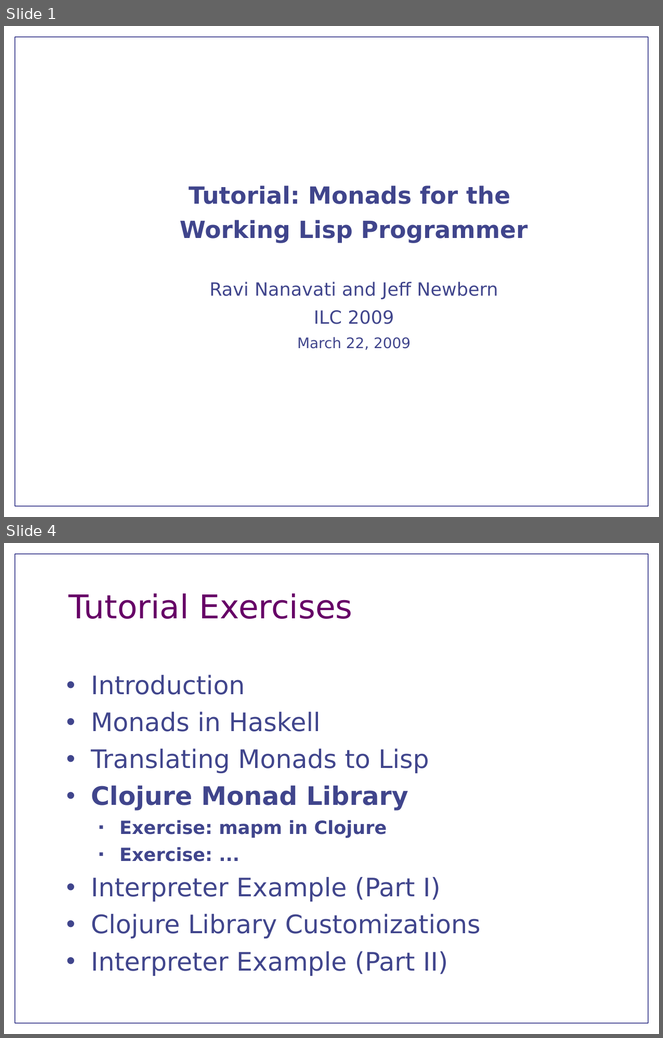
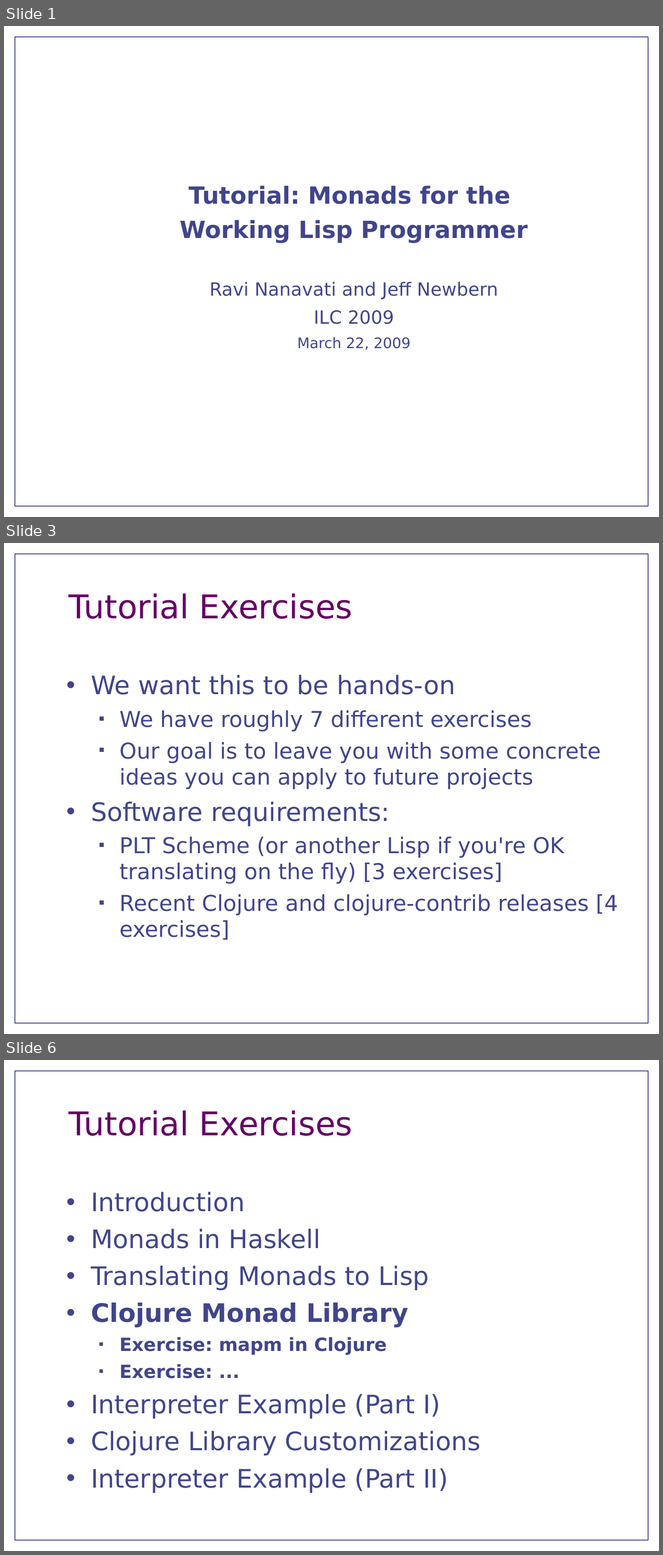
Before and after one commit to jnewbern/monad-tutorial, a slide deck: slides/TutorialOverview.odp. Shown one above the other, each under a label of ours: slides 1 and 4 before the commit, slides 1, 3 and 6 after it; the slides between them are not shown. The pictures are 663x1038 and 663x1555 pixels, drawn with LibreOffice and Linux fonts; fonts in the diff are those of the drawing. Boxes give left, top, right and bottom in pixels: in the first picture for what was removed or moved away, otherwise in the second. Text is boxed around its words. In the diff, an @@ line names an element or a change of style, - is before the commit and + after.

Commit message:
Overview slides for tutorial - please use as OpenOffice template

```diff
--- a/slides/TutorialOverview.odp
+++ b/slides/TutorialOverview.odp
@@ slide 3 added at box(4, 543, 659, 1034), background #FFFFFF; not listed: 4 template elements that a slide beside it also shows @@
@@ title added at box(69, 593, 353, 619), 36 pt, text #660066 @@
+Tutorial Exercises
@@ text added at box(91, 675, 618, 940), 24 pt, text #40458C @@
+• We want this to be hands-on
+  ■ We have roughly 7 different exercises
+  ■ Our goal is to leave you with some concrete ideas you can apply to future projects
+• Software requirements:
+  ■ PLT Scheme (or another Lisp if you're OK translating on the fly) [3 exercises]
+  ■ Recent Clojure and clojure-contrib releases [4 exercises]
@@ what was slide 4 is now slide 6 @@
```
Also in this commit, not shown: 2 slides changed, 1 other slide added.
